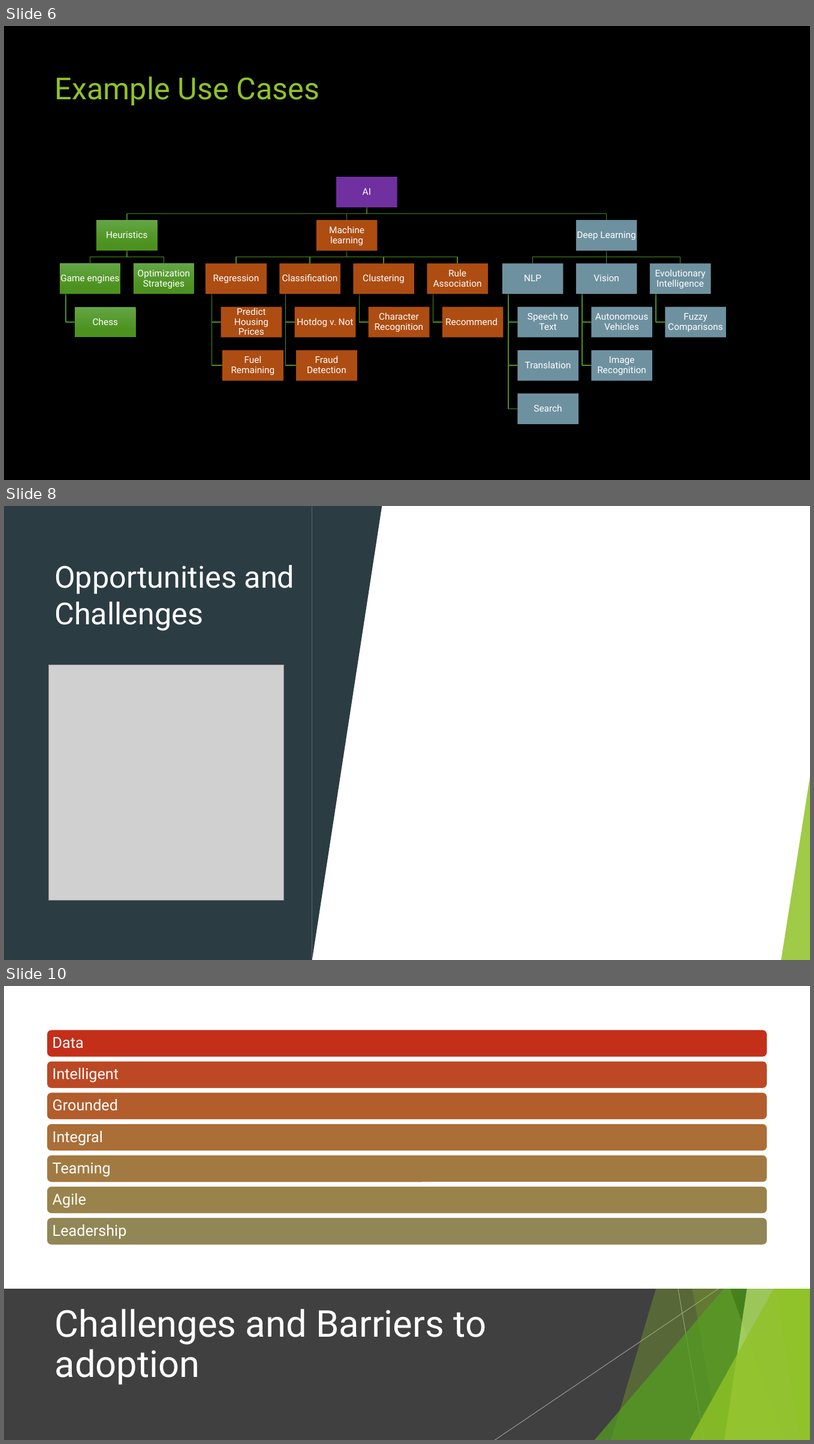
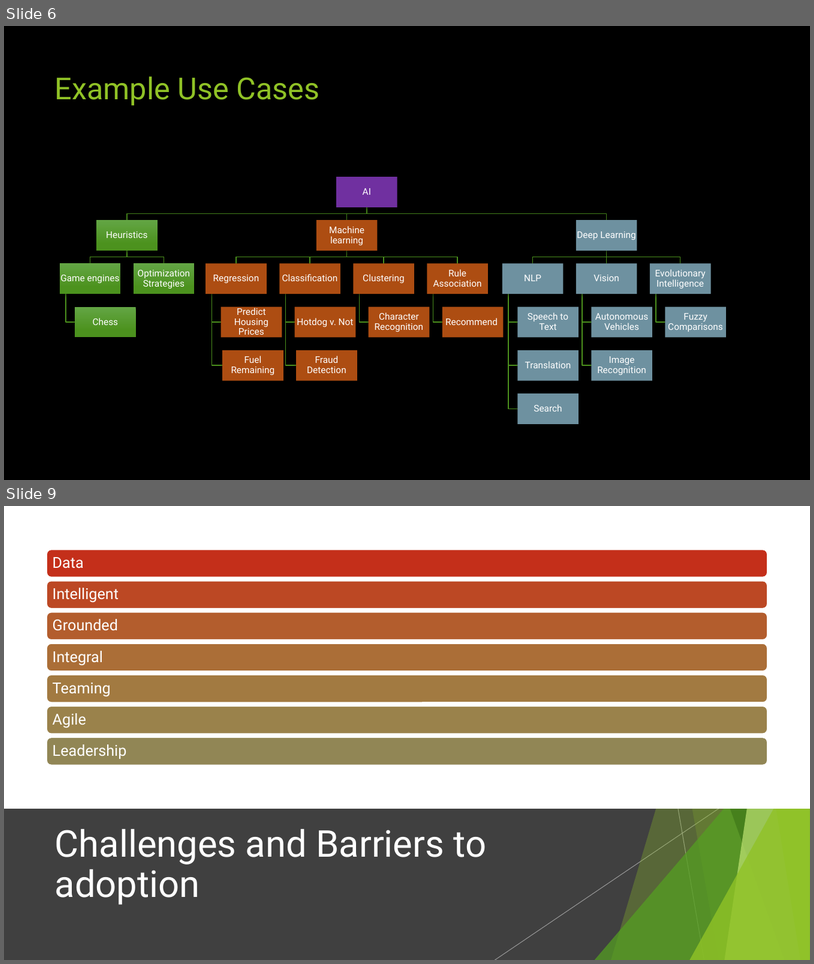
Before and after one commit to dr-natetorious/TIM-8150-Artifical_Intelligence, a slide deck: Week1_Describe/BachmeierNTIM8150-1.pptx. Shown one above the other, each under a label of ours: slides 6, 8 and 10 before the commit, slides 6 and 9 after it; the slides between them are not shown. The pictures are 814x1444 and 814x964 pixels, drawn with LibreOffice and Linux fonts; fonts in the diff are those of the drawing; grey boxes stand for pictures. Boxes give left, top, right and bottom in pixels: in the first picture for what was removed or moved away, otherwise in the second. Text is boxed around its words. In the diff, an @@ line names an element or a change of style, - is before the commit and + after.

```diff
--- a/Week1_Describe/BachmeierNTIM8150-1.pptx
+++ b/Week1_Describe/BachmeierNTIM8150-1.pptx
@@ slide 8 removed at bbox=[4, 506, 810, 960], background #FFFFFF; not listed: 10 template elements that a slide beside it also shows @@
@@ rectangle removed at bbox=[4, 506, 810, 960] @@
@@ rectangle removed at bbox=[4, 506, 312, 960] @@
@@ triangle removed at bbox=[312, 506, 383, 960] @@
@@ title removed at bbox=[54, 565, 295, 631] @@
-Opportunities and Challenges
@@ picture removed at bbox=[49, 664, 284, 900] @@
@@ triangle removed at bbox=[782, 772, 810, 960] @@
@@ what was slide 10 is now slide 9 @@
```
Also in this commit, not shown: 4 slides changed.
